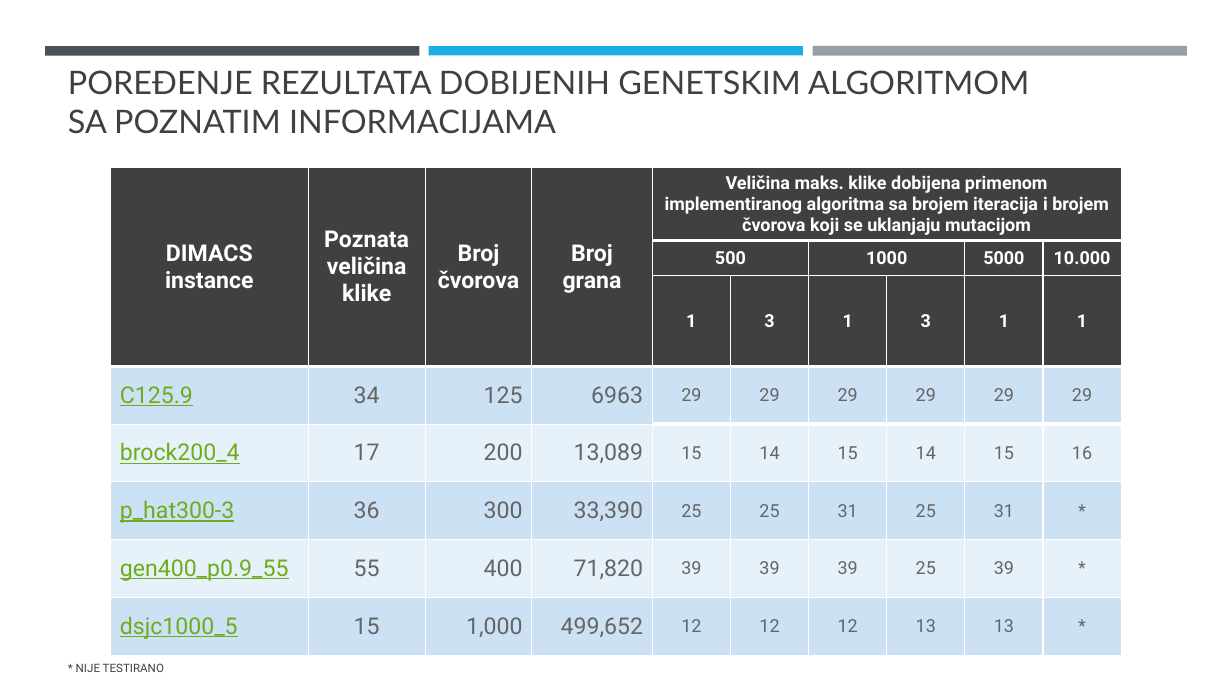
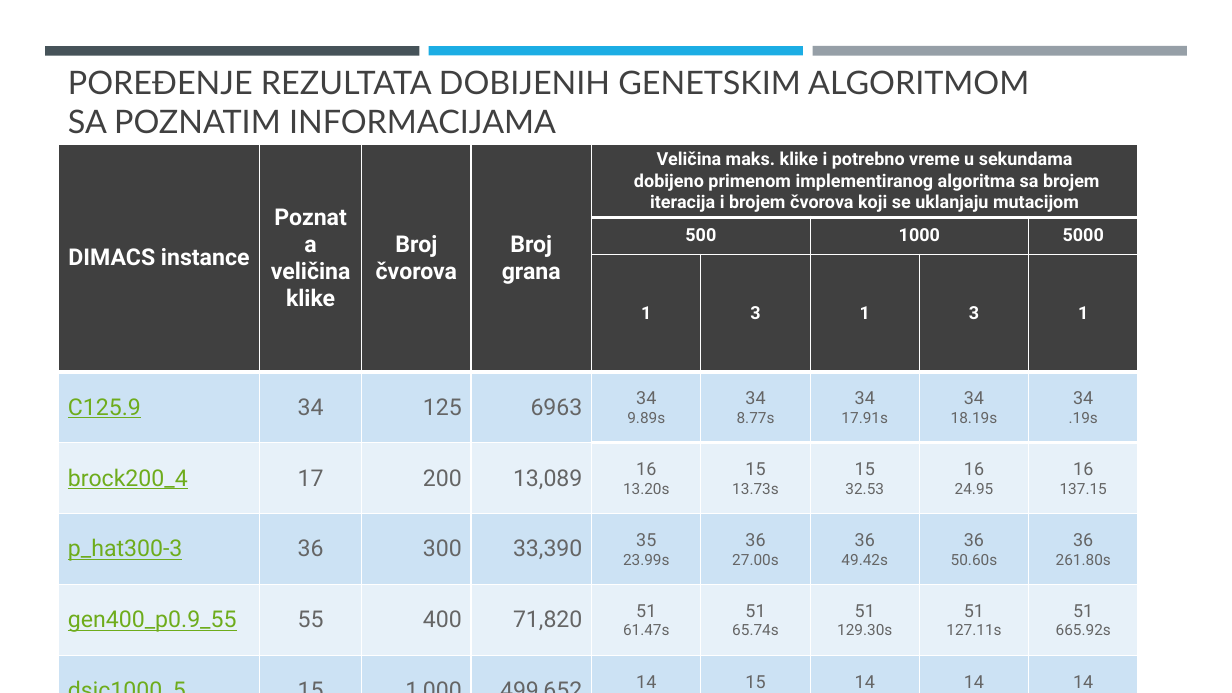
Before and after one commit to rogue97/clique, a slide deck: slide 10 of [RI] Maximum clique - 107_2015 197_2016.pptx (slide 7 before the commit). Drawn at 1232x693 pixels with LibreOffice and Linux fonts; fonts in the diff are those of the drawing. Boxes give left, top, right and bottom in pixels: in the first picture for what was removed or moved away, otherwise in the second. Text is boxed around its words. In the diff, an @@ line names an element or a change of style, - is before the commit and + after.

```diff
--- a/[RI] Maximum clique - 107_2015 197_2016.pptx
+++ b/[RI] Maximum clique - 107_2015 197_2016.pptx
@@ table at (59,144,1138,692) @@
-column 5: Veličina maks. klike dobijena primenom implementiranog algoritma sa brojem iteracija i brojem čvorova koji se uklanjaju mutacijom | 500 | 1 | 29 | 15 | 25 | 39 | 12
-column 6:  |  | 3 | 29 | 14 | 25 | 39 | 12
-column 7:  | 1000 | 1 | 29 | 15 | 31 | 39 | 12
-column 8:  |  | 3 | 29 | 14 | 25 | 25 | 13
-column 9:  | 5000 | 1 | 29 | 15 | 31 | 39 | 13
-column 10:  | 10.000 | 1 | 29 | 16 | * | * | *
+column 5: Veličina maks. klike i potrebno vreme u sekundama / dobijeno primenom implementiranog algoritma sa brojem iteracija i brojem čvorova koji se uklanjaju mutacijom | 500 | 1 | 34 / 9.89s | 16 / 13.20s | 35 / 23.99s | 51 / 61.47s | 14 / 298.04s
+column 6:  |  | 3 | 34 / 8.77s | 15 / 13.73s | 36 / 27.00s | 51 / 65.74s | 15 / 259.08s
+column 7:  | 1000 | 1 | 34 / 17.91s | 15 / 32.53 | 36 / 49.42s | 51 / 129.30s | 14 / 544.89s
+column 8:  |  | 3 | 34 / 18.19s | 16 / 24.95 | 36 / 50.60s | 51 / 127.11s | 14 / 522.98s
+column 9:  | 5000 | 1 | 34 / .19s | 16 / 137.15 | 36 / 261.80s | 51 / 665.92s | 14 / 2584.26s
@@ table: place and size @@
-table at (111,167,1124,643)
+table at (59,144,1138,692)
@@ text removed at (76,663,164,672) @@
-* NIJE TESTIRANO
```
Also in this commit, not shown: 4 other slides changed, 5 slides added, 3 slides removed, 17 other files.
